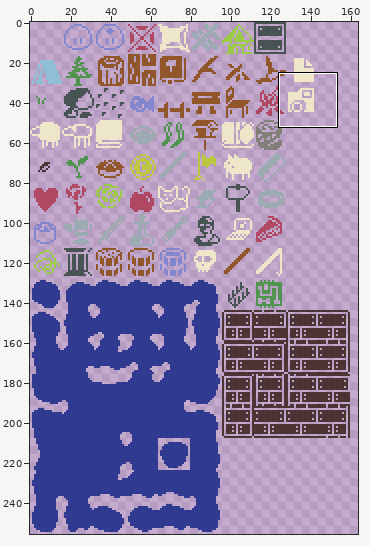
File history of a sprite sheet, assets/images/tiles.png. The picture above shows the old version from afar; the outline marks the close-up.
Close-up. Earlier state:
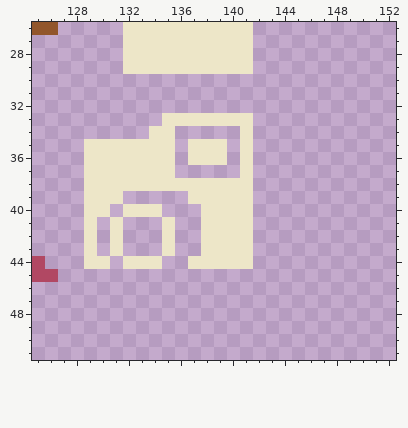
The file is 256x256 pixels. Shown: x 125..152, y 26..51. The wide view leaves out empty margins.
And afterwards:
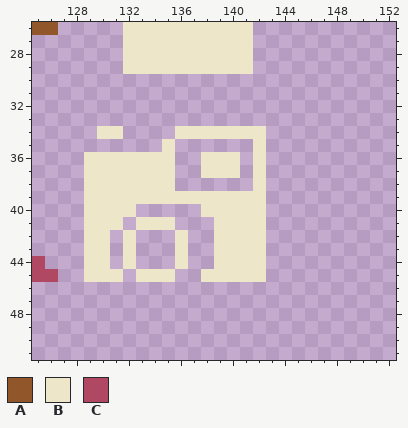
Palette (. is transparent): A #92562b  B #ede6c8  C #b14863
Diff:
{"y":33,"x":135,"old":"BBBBBBB","new":"......."}
{"y":34,"x":130,"old":"..","new":"BB"}
{"y":34,"x":134,"old":"BB.....","new":"..BBBBB"}
{"y":34,"x":142,"old":".","new":"B"}
{"y":35,"x":129,"old":"BBBBBB","new":"......"}
{"y":35,"x":137,"old":"BBB","new":"..."}
{"y":35,"x":141,"old":"B.","new":".B"}
{"y":36,"x":137,"old":"B","new":"."}
{"y":36,"x":140,"old":".B.","new":"B.B"}
{"y":37,"x":138,"old":"...B.","new":"BBB.B"}
{"y":38,"x":136,"old":"BBBBBB.","new":"......B"}
{"y":39,"x":132,"old":".....","new":"BBBBB"}
{"y":39,"x":142,"old":".","new":"B"}
{"y":40,"x":131,"old":".","new":"B"}
{"y":40,"x":133,"old":"BB","new":".."}
{"y":40,"x":142,"old":".","new":"B"}
{"y":41,"x":130,"old":".","new":"B"}
{"y":41,"x":133,"old":"..","new":"BB"}
{"y":41,"x":138,"old":"B","new":"."}
{"y":41,"x":142,"old":".","new":"B"}
{"y":42,"x":130,"old":".B.","new":"B.B"}
{"y":42,"x":135,"old":"B.","new":".B"}
{"y":42,"x":138,"old":"B","new":"."}
{"y":42,"x":142,"old":".","new":"B"}
{"y":43,"x":130,"old":".B.","new":"B.B"}
{"y":43,"x":135,"old":"B.","new":".B"}
{"y":43,"x":138,"old":"B","new":"."}
{"y":43,"x":142,"old":".","new":"B"}
{"y":44,"x":133,"old":"BB","new":".."}
{"y":44,"x":136,"old":".BB","new":"B.."}
{"y":44,"x":142,"old":".","new":"B"}
{"y":45,"x":129,"old":"...","new":"BBB"}
{"y":45,"x":133,"old":"...","new":"BBB"}
{"y":45,"x":138,"old":".....","new":"BBBBB"}
{"label":"changed","picture_box":[84,113,266,282]}
